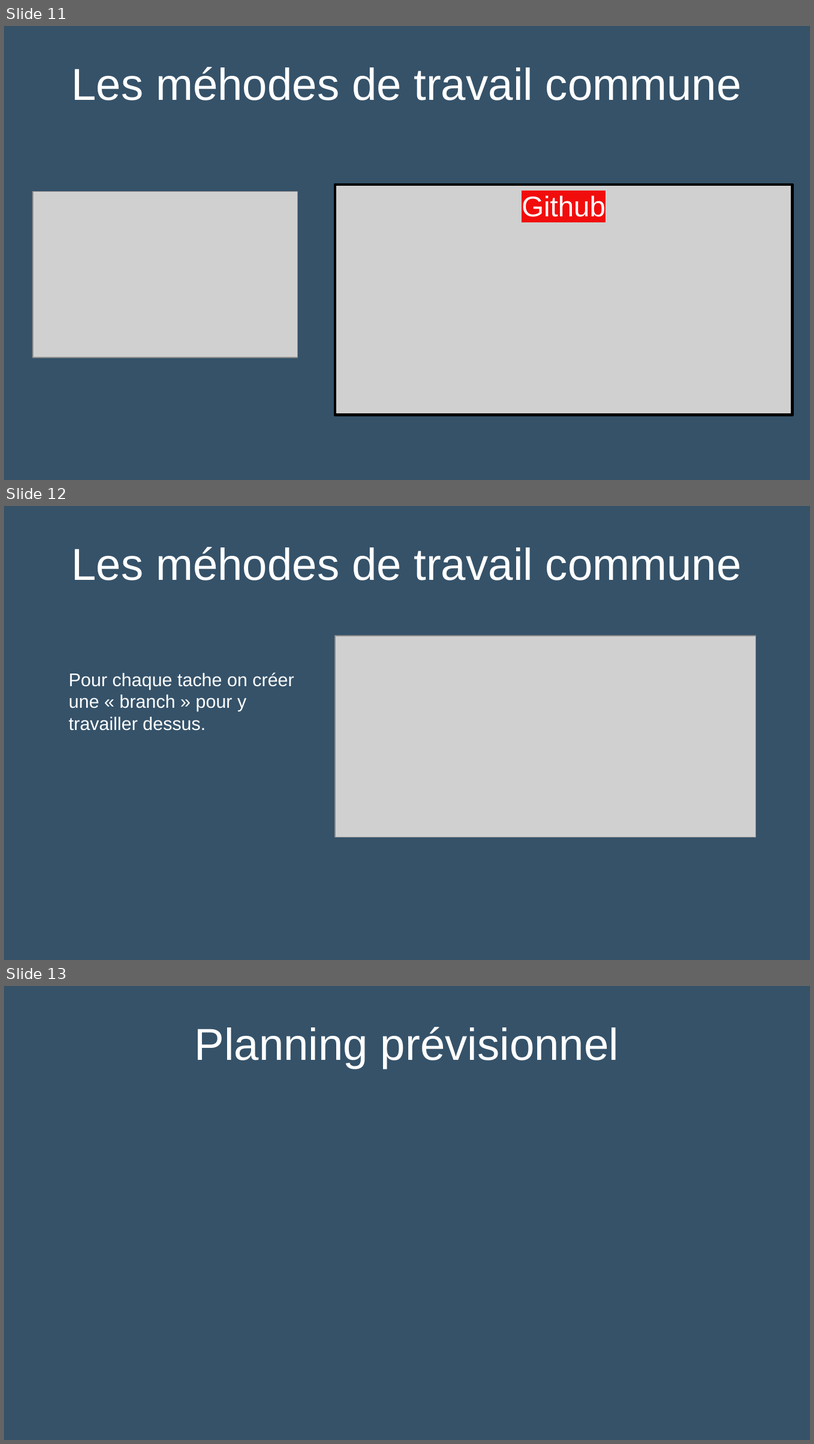
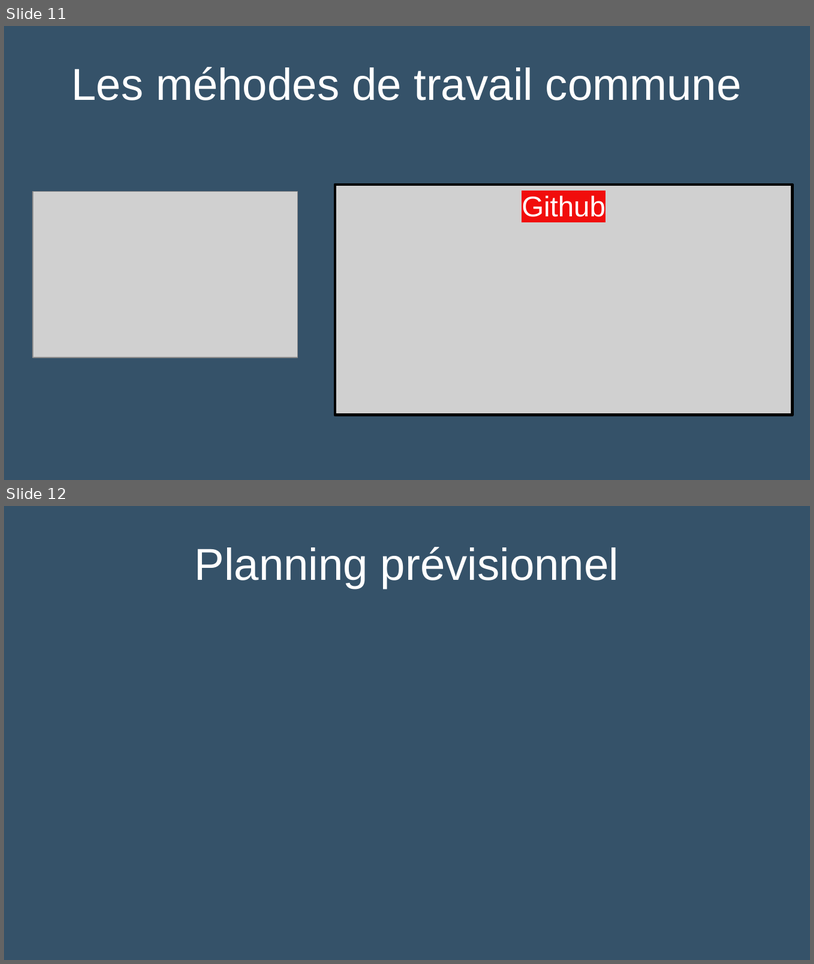
Before and after one commit to Sauvage89/sechoir-houblon, a slide deck: doc/diaporama/revue1.odp. Shown one above the other, each under a label of ours: slides 11, 12 and 13 before the commit, slides 11 and 12 after it. The pictures are 814x1444 and 814x964 pixels, drawn with LibreOffice and Linux fonts; fonts in the diff are those of the drawing; grey boxes stand for pictures. Boxes give left, top, right and bottom in pixels: in the first picture for what was removed or moved away, otherwise in the second. Text is boxed around its words. In the diff, an @@ line names an element or a change of style, - is before the commit and + after.

Commit message:
doc: Ajout des diapo de présentation du projet, présentation de l'entreprise, materiel, logiciel et langage utilisé; ajout de la 'feuille de route' pour avoir un texte a suivre pour la présentation de la revue1

```diff
--- a/doc/diaporama/revue1.odp
+++ b/doc/diaporama/revue1.odp
@@ slide 12 removed at (x1=4, y1=506, x2=810, y2=960), background #355269 @@
@@ title removed at (x1=71, y1=547, x2=742, y2=580) @@
-Les méhodes de travail commune
@@ picture removed at (x1=335, y1=636, x2=757, y2=837) @@
@@ text removed at (x1=69, y1=672, x2=294, y2=730) @@
-Pour chaque tache on créer une « branch » pour y travailler dessus.
@@ what was slide 13 is now slide 12 @@
```
Also in this commit, not shown: 4 slides changed, 1 slide added, 1 other slide removed, 1 other file.
